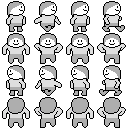
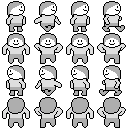
Before/after of a (128, 128) layered artwork. What changed in the layer stack:
painted on "Background" over [left=71, top=50, right=89, bottom=64]
